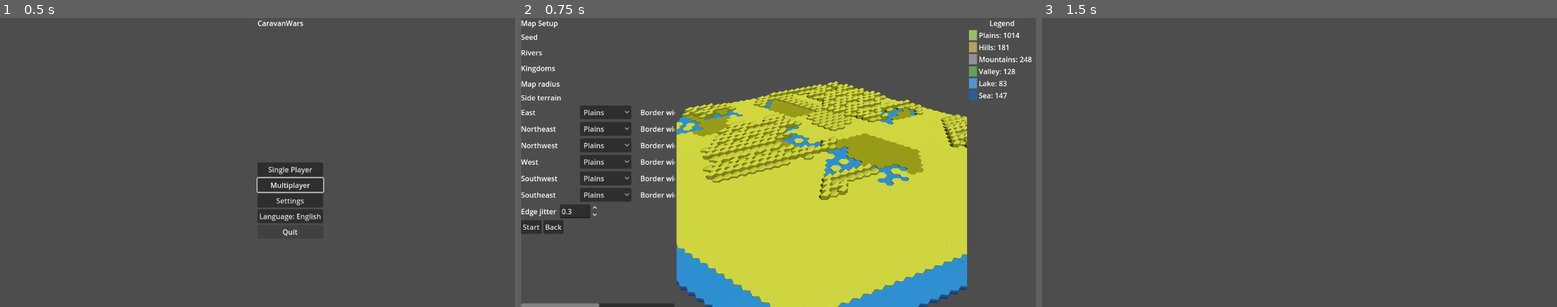
Above: before the commit, frames 1-3 (left to right).
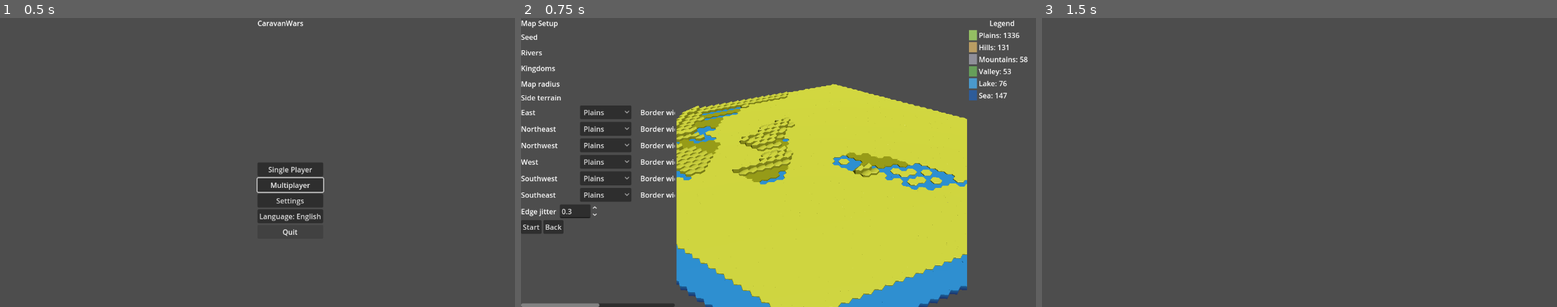
Above: after the commit, the same moments.

Repository: sepa79/CaravanWars
Game: Godot game, scene res://scenes/Main.tscn
Two runs of this game, one before a commit and one after it. Both use one fixed random seed, a clock stepped at 60 frames per second and the inputs below.
Inputs:
- Up to frame 1 (0.5 s): no input
- Up to frame 2 (0.75 s): click "Single Player" at 0.5 s
- Up to frame 3 (1.5 s): click "Start" at 1.25 s

Frame 1 is identical in both runs. In frame 2, 7.2% of the frame differs, in the area x 30-100%, y 5-64%; in frame 3, nothing differs.

Commit message:
fix: respect side controls during coastline planning

Diff:
--- a/game/mapgen/HexMapGenerator.gd
+++ b/game/mapgen/HexMapGenerator.gd
@@ -283,11 +283,14 @@
     _shuffle_array_with_rng(available_sides)
 
     var configured_sea_sides: Array[int] = []
+    var forbidden_sides: Dictionary = {}
     if config.side_modes.size() == direction_count:
         for side_index in available_sides:
             var side_mode: String = config.side_modes[side_index]
             if side_mode == HexMapConfig.SIDE_TYPE_SEA:
                 configured_sea_sides.append(side_index)
+            elif side_mode == HexMapConfig.SIDE_TYPE_MOUNTAINS:
+                forbidden_sides[side_index] = true
 
     var side_min: int = max(1, config.coastline_sides_min)
     var side_max: int = max(side_min, config.coastline_sides_max)
@@ -298,12 +301,23 @@
     if not configured_sea_sides.is_empty():
         chosen = configured_sea_sides.duplicate()
     else:
+        var fallback_pool: Array[int] = []
+        for side_index in available_sides:
+            if forbidden_sides.has(side_index):
+                continue
+            fallback_pool.append(side_index)
+        var fallback_source: Array[int] = fallback_pool.duplicate()
+        if fallback_source.is_empty():
+            fallback_source = available_sides.duplicate()
+        _shuffle_array_with_rng(fallback_source)
         var side_count: int = side_min
         if side_max > side_min:
             side_count = rng.randi_range(side_min, side_max)
         side_count = clampi(side_count, 1, available_sides.size())
         for i in range(side_count):
-            chosen.append(available_sides[i])
+            if i >= fallback_source.size():
+                break
+            chosen.append(fallback_source[i])
 
     var seeding_order: Array[int] = chosen.duplicate()
     var selected: Array[int] = chosen.duplicate()
@@ -342,10 +356,9 @@
     if config.side_widths.size() == direction_count:
         for side_index in selected:
             var configured_width: int = max(0, int(config.side_widths[side_index]))
-            if configured_width > 0:
-                side_depth_limits[side_index] = configured_width
-                if configured_width > max_side_limit:
-                    max_side_limit = configured_width
+            side_depth_limits[side_index] = configured_width
+            if configured_width > max_side_limit:
+                max_side_limit = configured_width
     depth_limit = max_side_limit
 
     var queue: Array = []
@@ -823,7 +836,7 @@
             mountain_seeds.append(coord)
             used[key] = true
 
-    var extra_seed_cap: int = min(3, max(0, mountain_seed_count / 2))
+    var extra_seed_cap: int = min(3, max(0, mountain_seed_count >> 1))
     var extra_added: int = 0
     if extra_seed_cap > 0:
         for coord in sorted_high:
Not shown, changed: CHANGELOG.md
